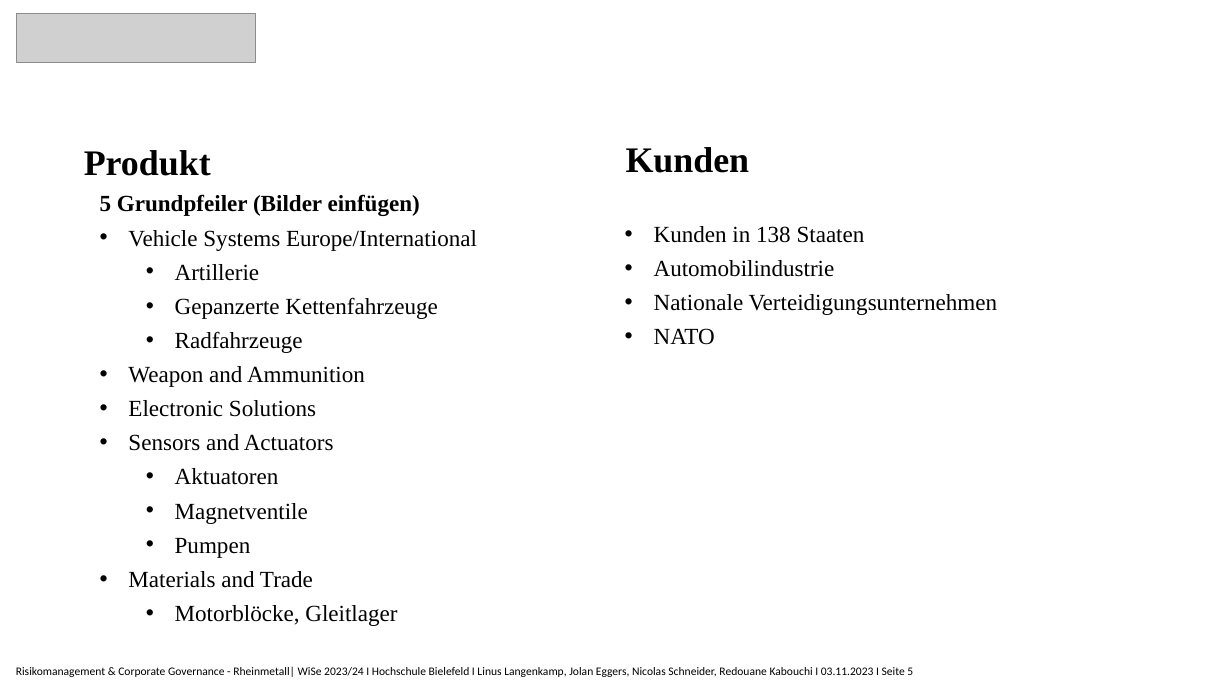
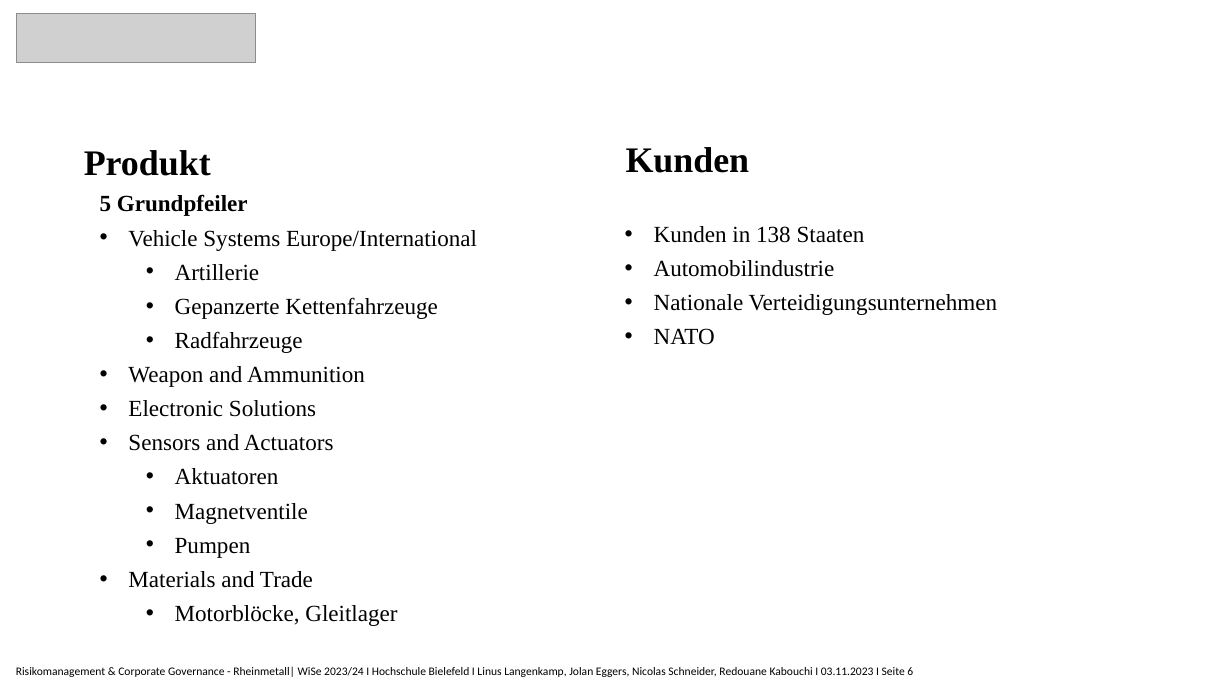
Before and after one commit to Nicolas2912/Risikomanagment_Rheinmetall, a slide deck: slide 6 of Rheinmetall_Präsentation.pptx (slide 5 before the commit). Drawn at 1232x693 pixels with LibreOffice and Linux fonts; fonts in the diff are those of the drawing; grey boxes stand for pictures. Boxes give left, top, right and bottom in pixels: in the first picture for what was removed or moved away, otherwise in the second. Text is boxed around its words. In the diff, an @@ line names an element or a change of style, - is before the commit and + after.

```diff
--- a/Rheinmetall_Präsentation.pptx
+++ b/Rheinmetall_Präsentation.pptx
@@ text at <box>100,194,248,216</box>: text changed @@
-5 Grundpfeiler (Bilder einfügen)
+5 Grundpfeiler
@@ text at <box>16,666,913,677</box>: text changed @@
-Risikomanagement & Corporate Governance - Rheinmetall| WiSe 2023/24 I Hochschule Bielefeld I Linus Langenkamp, Jolan Eggers, Nicolas Schneider, Redouane Kabouchi I 03.11.2023 I Seite 5
+Risikomanagement & Corporate Governance - Rheinmetall| WiSe 2023/24 I Hochschule Bielefeld I Linus Langenkamp, Jolan Eggers, Nicolas Schneider, Redouane Kabouchi I 03.11.2023 I Seite 6
```
Also in this commit, not shown: 8 other slides changed, 1 slide added.
